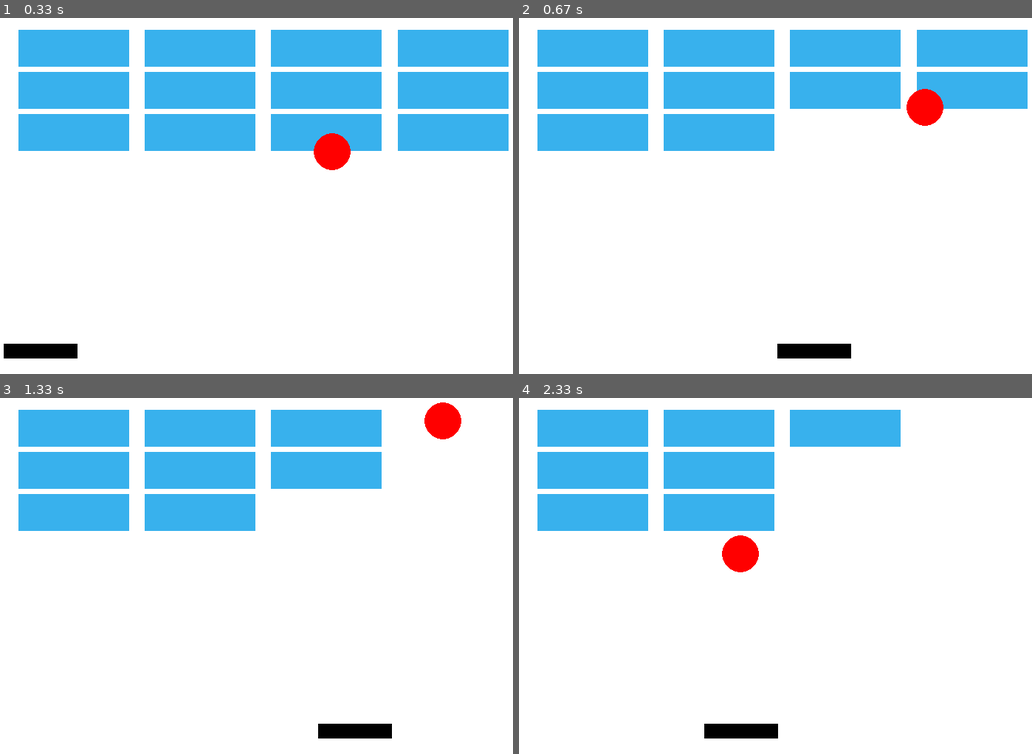
Above: before the commit, frames 1-4 (two rows, left to right).
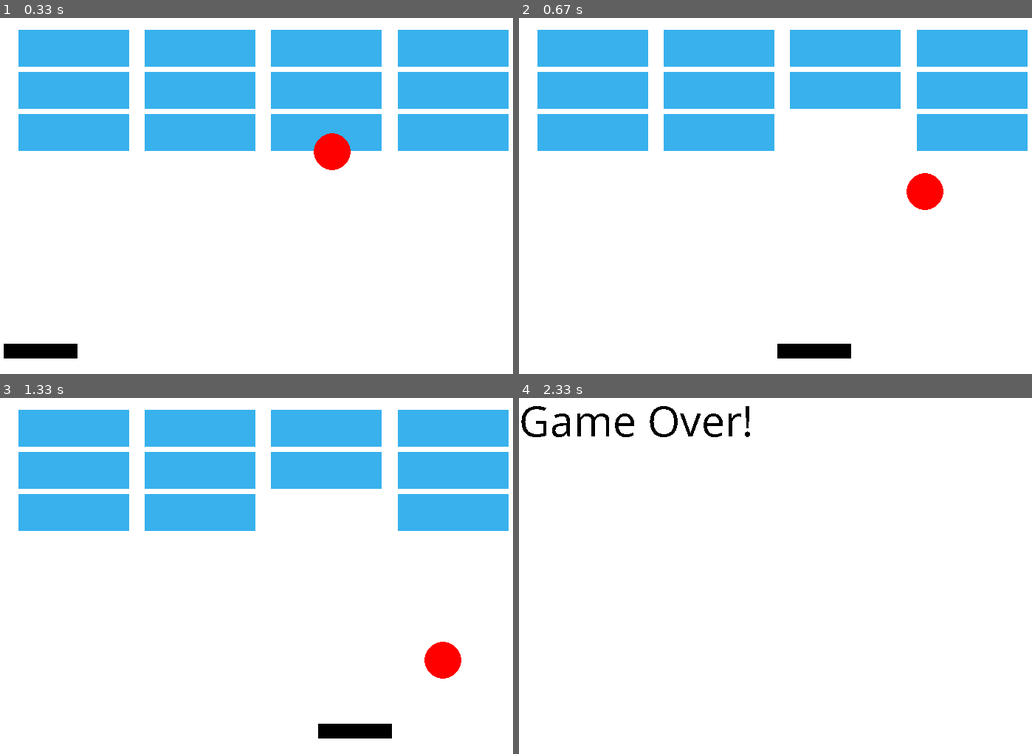
Above: after the commit, the same moments.

Repository: christianbender/brickout-game-pygame
Game: pygame game, started from game.py
Two runs of this game, one before a commit and one after it. Both use one fixed random seed, a clock stepped at 60 frames per second and the inputs below.
Inputs (mouse positions are in pixels of both pictures, inside the frame that each line leads up to):
- Up to frame 1 (0.33 s): no input
- Up to frame 2 (0.67 s): click (775, 196) at 0.38 s
- Up to frame 3 (1.33 s): click (307, 657) at 0.72 s; click (318, 608) at 1.05 s
- Up to frame 4 (2.33 s): click (657, 501) at 1.38 s; click (775, 622) at 1.72 s; click (703, 501) at 2.05 s

Frame 1 is identical in both runs. In frame 2, 3.3% of the frame differs, in the area x 75-100%, y 19-54%; in frame 3, 7.4%; in frame 4, 17%, in the area x 0-75%, y 2-96%.

Commit message:
Add files via upload

Diff:
--- a/game.py
+++ b/game.py
@@ -50,7 +50,7 @@
             draws the ball onto screen.
         """
         pygame.draw.circle(screen,(255, 0, 0) , (self._xLoc,self._yLoc), self._radius)
-    def update(self, paddle):
+    def update(self, paddle, brickwall):
         """
             moves the ball at the screen.
             contains some collision detection.
@@ -65,6 +65,10 @@
             self.__yVel *= -1
         elif self._yLoc >= self.__height - self._radius:
             return True
+
+        # for bouncing off the bricks.
+        if brickwall.collide(self):
+            self.__yVel *= -1
 
         # collision deection between ball and paddle
         paddleX = paddle._xLoc
@@ -222,6 +226,15 @@
             Has player win the game?
         """
         return len(self._bricks) == 0
+    def collide (self, ball):
+        """
+            check collisions between the ball and
+            any of the bricks.
+        """
+        for brick in self._bricks:
+            if brick.collide(ball):
+                return True
+        return False
 
 # The game objects ball, paddle and brick wall
 ball = Ball(screen,25,350,250)
@@ -283,7 +296,7 @@
         paddle.draw()
         paddle.update()
 
-        if ball.update(paddle):
+        if ball.update(paddle, brickWall):
             isGameOver = True
             gameStatus = False
 
